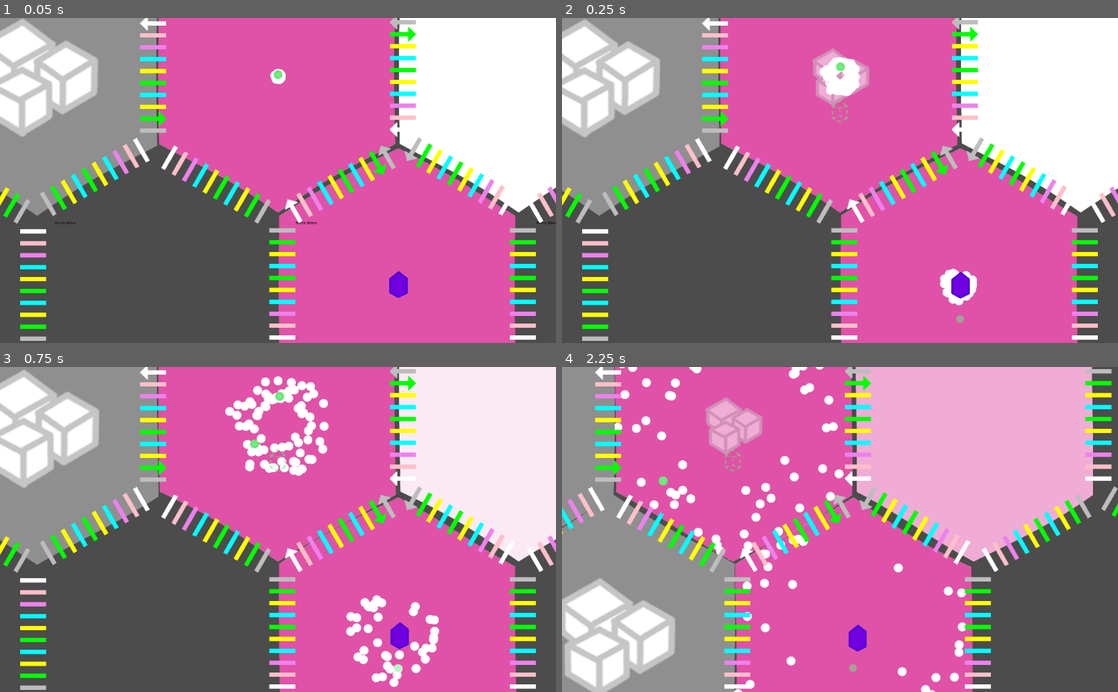
Above: before the commit, frames 1-4 (two rows, left to right).
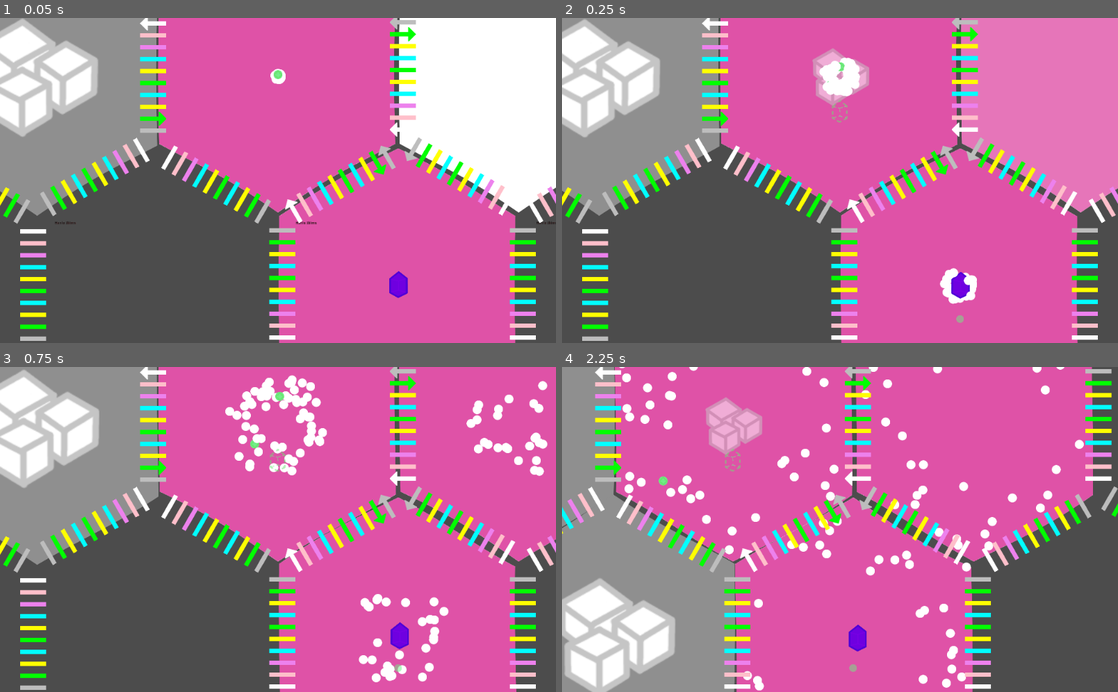
Above: after the commit, the same moments.

Repository: tobyp/hackathon2020
Game: Godot game, scene res://main.tscn
The game is run twice, just before and just after one commit, with the same random seed, the same clock (stepped at 60 frames per second) and the same inputs.
Inputs (mouse positions are in pixels of both pictures, inside the frame that each line leads up to):
- Up to frame 1 (0.05 s): no input
- Up to frame 2 (0.25 s): no input
- Up to frame 3 (0.75 s): tap Enter at 0.5 s; drag from (278, 425) to (333, 458) at 0.52 s
- Up to frame 4 (2.25 s): drag from (717, 633) to (812, 594) at 1.27 s; move the mouse to (962, 633) at 2.02 s; hold D from 2.03 s (still down); click (962, 633) at 2.17 s

Frame 1 is identical in both runs. In frame 2, 14% of the frame differs, in the area x 46-100%, y 0-89%; in frame 3, 15%; in frame 4, 24%, in the area x 9-96%, y 0-100%.

Commit message:
Make pressure system snappier (and better documented)

Diff:
--- a/cells/cell.gd
+++ b/cells/cell.gd
@@ -281,31 +281,28 @@
 	for t in Globals.ParticleType.values():
 		var particle_name = Globals.particle_type_get_name(t)
 		var supply_own = self.particle_counts.get(t, 0)
-		var demand_total = 0
-		var demand_neighbors = {}
+		var pressure_total = 0
+		var pressure_neighbors = {}
 		for n in self.neighbors:
 			if not self.output_rule(t, n):
 				continue
 			var supply_neighbor = n.particle_counts.get(t, 0)
-			if supply_neighbor > supply_own:  # do they even want any?
-				continue
-			# The "demand" of a neighbor equals how many cells we would need to give them to end up equal.
-			var demand_neighbor = ceil((supply_own - supply_neighbor) / 2)
-			# print("%s neighbor %s has %d demand %d" % [self, n, supply_neighbor, demand_neighbor])
-			demand_neighbors[n] = demand_neighbor
-			demand_total += demand_neighbor
-		var budget = min(demand_total, supply_own)  # don't send more than the neighbors want, but also not more than we have
-		if demand_total > 0:
-			for n in demand_neighbors.keys():
-				var demand_neighbor = demand_neighbors[n] / demand_total
-				if demand_neighbor > 0:
-					var transfer = Rules.diffuse_func(budget, demand_neighbor, delta)
-					# print("%s neighbor %s demands %f %s, transfer %f" % [self, n, demand_neighbor, particle_name, transfer])
-					var valve_transfer = self._output_valves.get(n, 0) + transfer
-					if valve_transfer >= 1.0:
-						self._send_particles(t, n, floor(valve_transfer) as int)
-						valve_transfer -= floor(valve_transfer)
-					self._output_valves[n] = valve_transfer
+			var pressure_neighbor = Rules.pressure_func(supply_own, supply_neighbor)
+			# print("%s neighbor %s has pressure %d" % [self, n, pressure_neighbor])
+			if pressure_neighbor <= 0:
+				continue  # well, if they don't want anything...
+			pressure_neighbors[n] = pressure_neighbor
+			pressure_total += pressure_neighbor
+		var budget = Rules.budget_func(supply_own, pressure_total)
+		for n in pressure_neighbors.keys():
+			var pressure_neighbor = pressure_neighbors[n] / pressure_total
+			var transfer = Rules.diffuse_func(budget, pressure_neighbor, delta)
+			# print("%s neighbor %s normalized pressure %f %s, transfer %f" % [self, n, pressure_neighbor, particle_name, transfer])
+			var valve_transfer = self._output_valves.get(n, 0) + transfer
+			if valve_transfer >= 1.0:
+				self._send_particles(t, n, floor(valve_transfer) as int)
+				valve_transfer -= floor(valve_transfer)
+			self._output_valves[n] = valve_transfer
 
 func _process_sugar_usage(delta):
 	var sugar_required = 0
--- a/rules.gd
+++ b/rules.gd
@@ -104,11 +104,30 @@
 			return false
 	return true
 
-# Calculate how many particles to send, in `delta` seconds, given a `budget` of cells that could be sent, and a `demand` weight from 0 to 1
+# calculate pressure between own cell (having `own` particles) and another cell (having `other` particles).
+# There's a lot of tuning to be had here.
+# If the result is <= 0, no particles will be transferred
+# Pressures will be normalized together with the pressures against other cells to calculate diffusion weights (weight in diffuse_func).
+static func pressure_func(own: float, other: float) -> float:
+	# Output rules will always take, but become very slow quickly when the other cell has more than us.
+	# Tip: calculate for 0, 10 and 100 and see how that goes.
+	var differential = own - other
+	return differential * differential / 10
+
+# how many particles to send from a cell with `supply` particles inside, given the `total_pressure` of all neighbors is
+static func budget_func(supply: int, total_pressure: float) -> float:
+	# if the pressure is weak (about 1), we send about a third.
+	# use a sigmoid here: at pressure 1.5, we send a half; higher we approach all, lower we approach none.
+	return supply * 1 / (1 + exp(-total_pressure - 1.5))  # x-shifted logistics function
+
+# Calculate diffuse rate (number of particles to send per second), given a `budget` of cells that could be sent, and a `normalized_pressure` weight from 0 to 1
+# normalized_pressure sums to 1 for all (positive) pressures going out of the cell.
 # There's a lot of tuning to be had on the constants here.
-static func diffuse_func(budget: int, demand: float, delta: float) -> float:
+static func diffuse_func(budget: int, normalized_pressure: float, total_pressure: float) -> float:
 	# for debugging, here's a very slow and even diffuse function that makes it easily visible
-	return budget * demand * 0.1 * delta
+	# normalized_pressure is simply used to split the budget between neightbors proportionally to pressure.
+	# the 0.1 is the total diffusion rate
+	return budget * normalized_pressure * total_pressure
 	# this exponential will make diffusion go faster if the differential pressure is higher
 	# return budget * 0.55 * exp(-4 * demand) * delta
 
